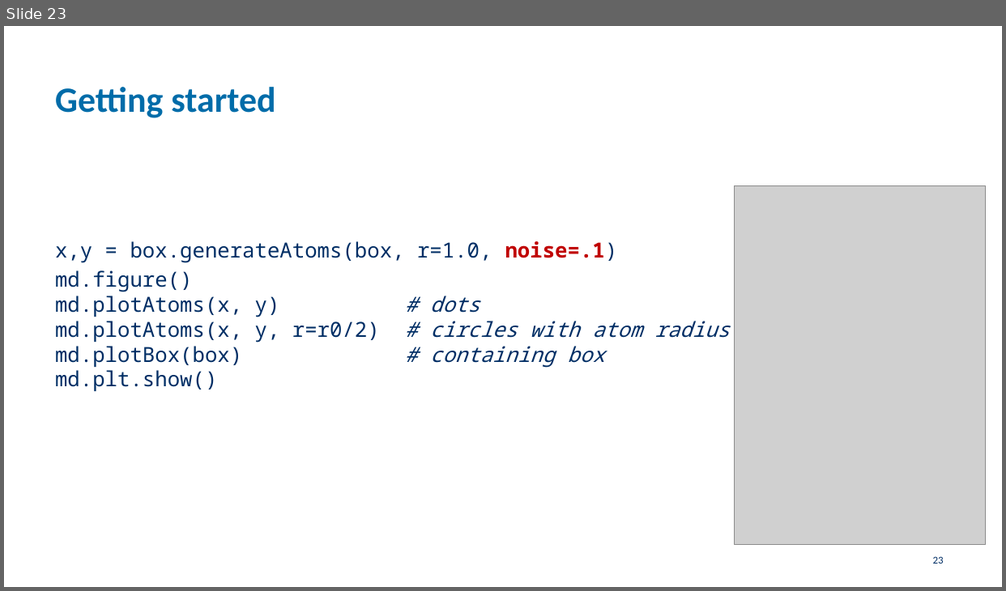
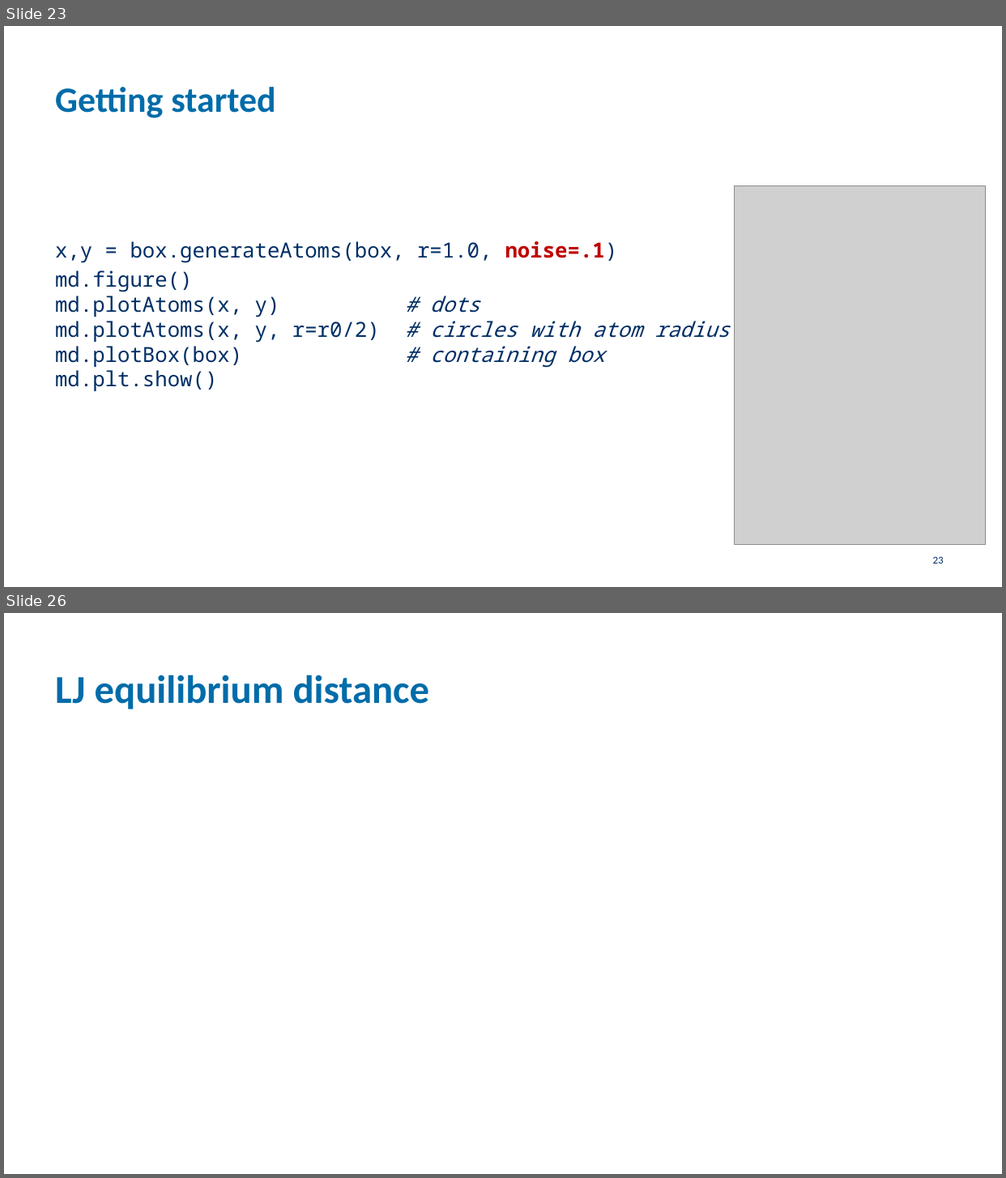
Before and after one commit to etijskens/pp, a slide deck: assignment-2021/assignment-2021.pptx. Shown one above the other, each under a label of ours: slide 23 before the commit, slides 23 and 26 after it; the slides between them are not shown. The pictures are 1006x591 and 1006x1178 pixels, drawn with LibreOffice and Linux fonts; fonts in the diff are those of the drawing; grey boxes stand for pictures; background and template pictures are left out. Boxes give left, top, right and bottom in pixels: in the first picture for what was removed or moved away, otherwise in the second. Text is boxed around its words. In the diff, an @@ line names an element or a change of style, - is before the commit and + after.

```diff
--- a/assignment-2021/assignment-2021.pptx
+++ b/assignment-2021/assignment-2021.pptx
@@ slide 26 added at [4,613,1002,1174], background #FFFFFF @@
@@ title added at [55,675,430,709], 38 pt, text #006CA9, bold @@
+LJ equilibrium distance
```
Also in this commit, not shown: 9 other slides added, 2 other files.
